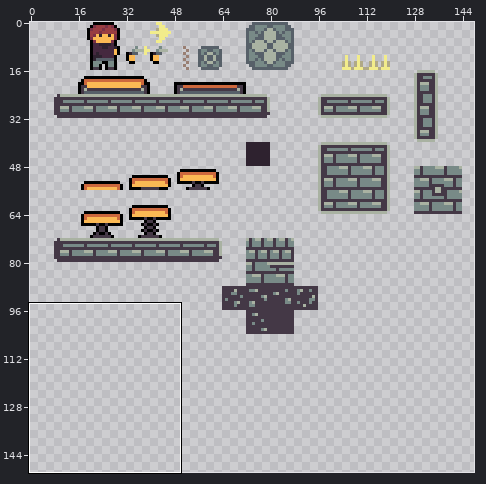
Two states of a pixel-art file, background.aseprite. The first picture is a wide view before the edit; the outline marks the close-up.
Close-up. Earlier state:
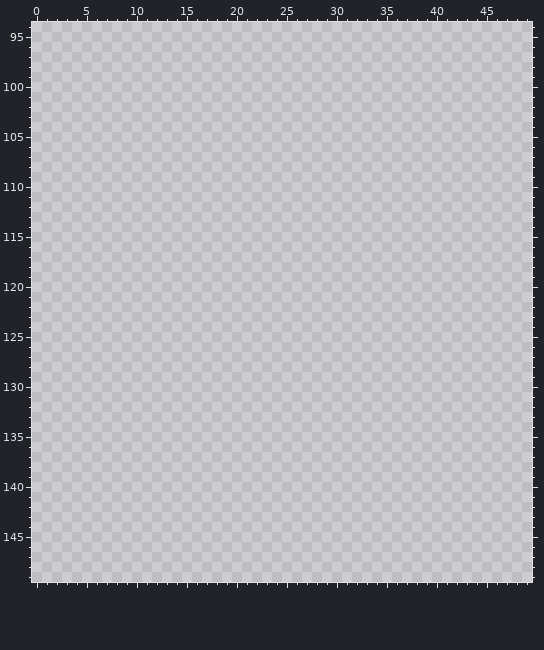
160x160 pixels, 1 frame. Shown: x 0..49, y 94..149. The wide view leaves out empty margins. The commit also changed other parts of the picture, which this record leaves out.
The same view after the edit:
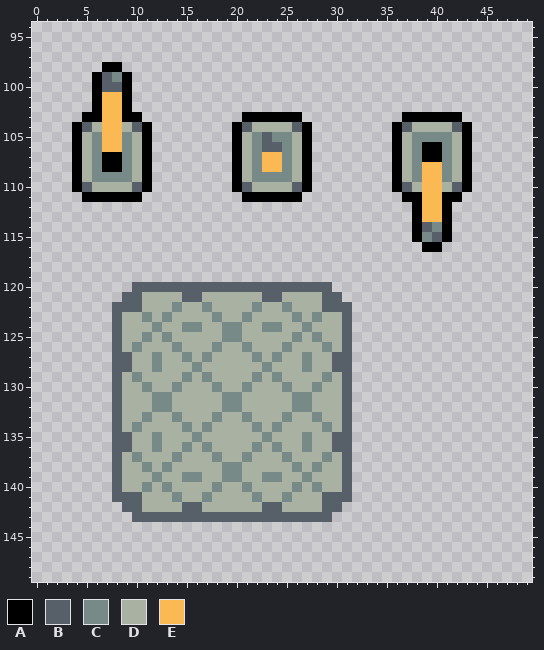
Palette (. is transparent): A #000000  B #576069  C #788a87  D #a9b2a2  E #fbb954
Changes in this commit:
Changed rows in their new state; - is an unchanged pixel.
first column x 4:
 98 ---AA-----------------------------------
 99 --ABCA----------------------------------
100 --ABBA----------------------------------
101 --AEEA----------------------------------
102 --AEEA----------------------------------
103 -AAEEAA----------AAAAAA----------AAAAAA-
104 ABDEEDBA--------ABDDDDBA--------ABDDDDBA
105 ADCEECDA--------ADCBCCDA--------ADCCCCDA
106 ADCEECDA--------ADCBBCDA--------ADCAACDA
107 ADCAACDA--------ADCEECDA--------ADCAACDA
108 ADCAACDA--------ADCEECDA--------ADCEECDA
109 ADCCCCDA--------ADCCCCDA--------ADCEECDA
110 ABDDDDBA--------ABDDDDBA--------ABDEEDBA
111 -AAAAAA----------AAAAAA----------AAEEAA-
112 ----------------------------------AEEA--
113 ----------------------------------AEEA--
114 ----------------------------------ABCA--
115 ----------------------------------ACBA--
116 -----------------------------------AA---
first column x 8:
120 --BBBBBBBBBBBBBBBBBBBB--
121 -BBDDDDBBDDDDDDBBDDDDBB-
122 BBBDDDCDDCDDDDCDDCDDDBBB
123 BDDCDCDDDDCDDCDDDDCDCDDB
124 BDDDCDDCCDDCCDDCCDDCDDDB
125 BDDCDCDDDDDCCDDDDDCDCDDB
126 BDCDDDCDDDCDDCDDDCDDDCDB
127 BBDDCDDCDCDDDDCDCDDCDDBB
128 BBDDCDDDCDDDDDDCDDDCDDBB
129 BDCDDDDCDCDDDDCDCDDDDCDB
130 BDDCDDCDDDCDDCDDDCDDCDDB
131 BDDDCCDDDDDCCDDDDDCCDDDB
132 BDDDCCDDDDDCCDDDDDCCDDDB
133 BDDCDDCDDDCDDCDDDCDDCDDB
134 BDCDDDDCDCDDDDCDCDDDDCDB
135 BBDDCDDDCDDDDDDCDDDCDDBB
136 BBDDCDDCDCDDDDCDCDDCDDBB
137 BDCDDDCDDDCDDCDDDCDDDCDB
138 BDDCDCDDDDDCCDDDDDCDCDDB
139 BDDDCDDCCDDCCDDCCDDCDDDB
140 BDDCDCDDDDCDDCDDDDCDCDDB
141 BBBDDDCDDCDDDDCDDCDDDBBB
142 -BBDDDDBBDDDDDDBBDDDDBB-
143 --BBBBBBBBBBBBBBBBBBBB--
